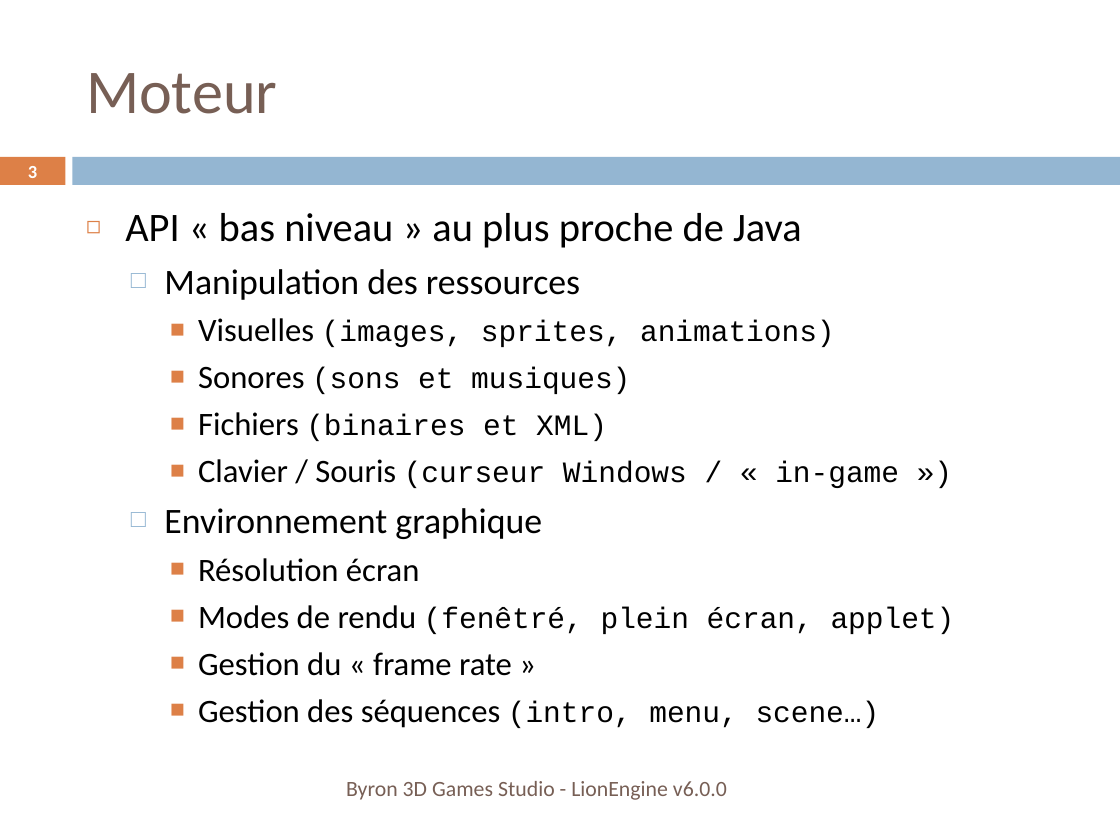
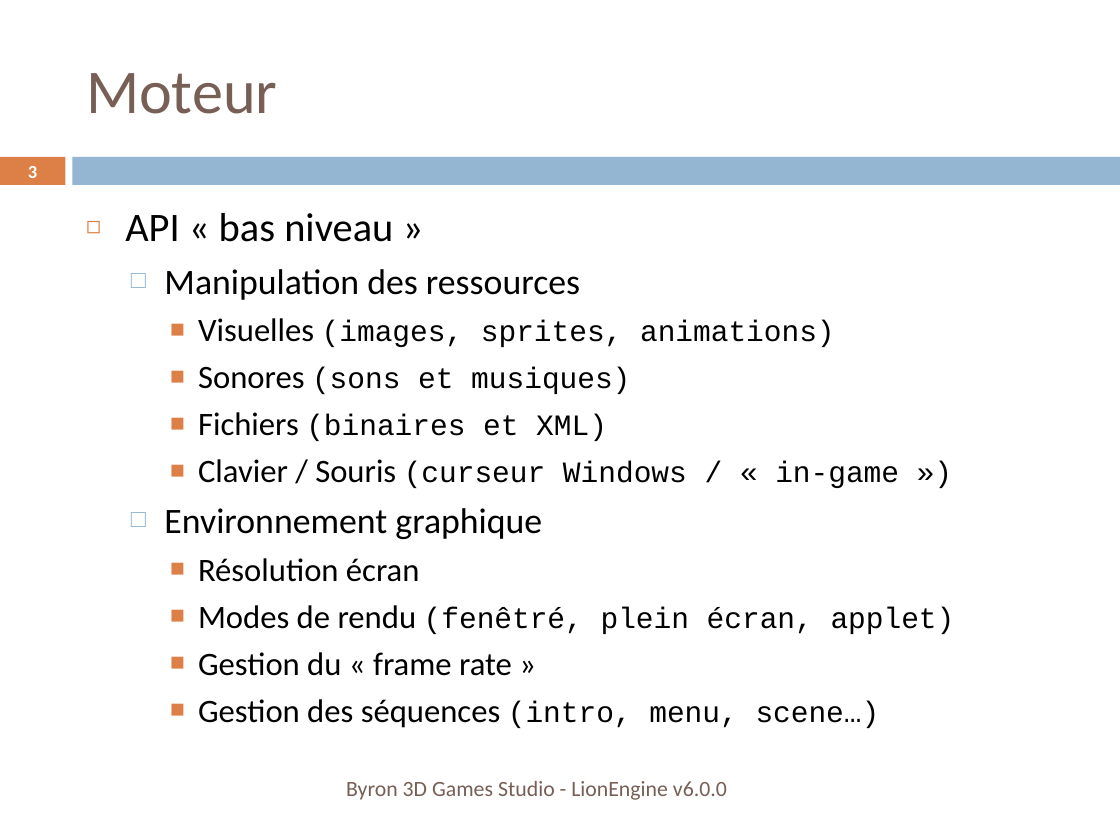
Before and after one commit to b3dgs/lionengine, a slide deck: slide 3 of doc/src/lionengine.pptx. Drawn at 1120x840 pixels with LibreOffice and Linux fonts; fonts in the diff are those of the drawing. Boxes give left, top, right and bottom in pixels: in the first picture for what was removed or moved away, otherwise in the second. Text is boxed around its words. In the diff, an @@ line names an element or a change of style, - is before the commit and + after.

```diff
--- a/doc/src/lionengine.pptx
+++ b/doc/src/lionengine.pptx
@@ text at box(125, 213, 393, 242): text changed @@
-◻ API « bas niveau » au plus proche de Java
+◻ API « bas niveau »
```
Also in this commit, not shown: 14 other slides changed, 12 slides added, 48 other files.
